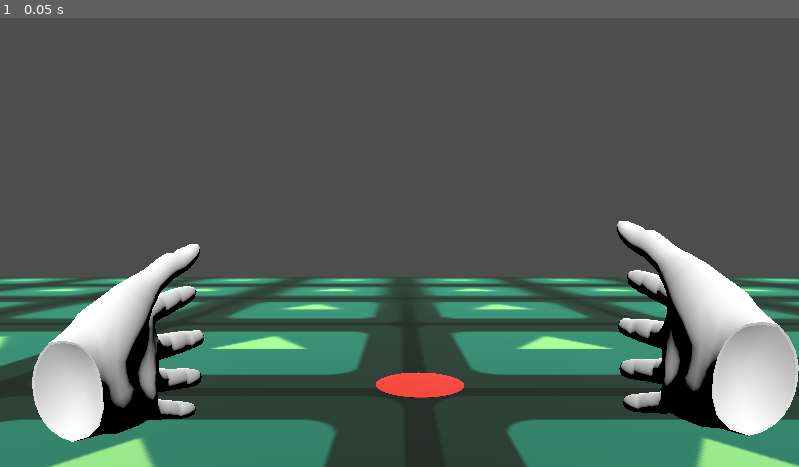
Above: before the commit, frame 1.
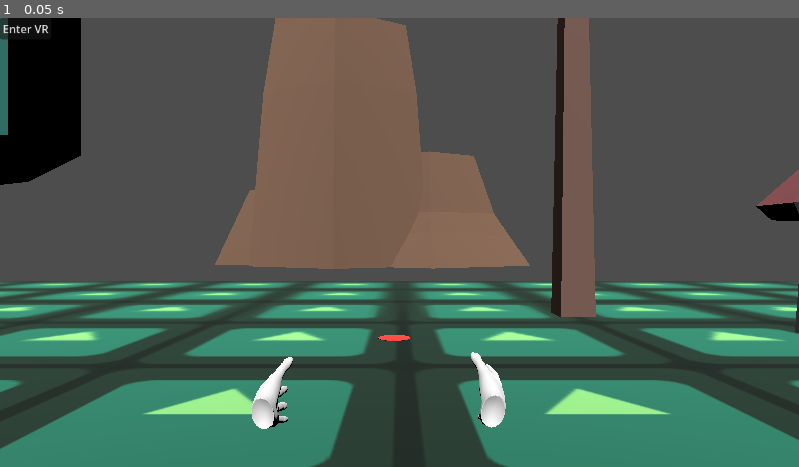
Above: after the commit, the same moment.

Repository: Hubi777111/rwr
Game: Godot game, scene res://main.tscn
Two runs of this game, one before a commit and one after it. Both use one fixed random seed, a clock stepped at 60 frames per second and the inputs below. The engine's default icon, where the game draws it, is replaced by a stand-in: a white triangle on a blue panel in a dark square.
Inputs:
- Up to frame 1 (0.05 s): no input

The runs differ from the first frame. In frame 1, 47% of the frame differs, in the area x 0-100%, y 0-100%.
Error after the commit: Parse Error: Used tab character for indentation instead of space as used before in the file. (res://main.gd:10)

Commit message:
Zadanie 5: Dodanie płynnej lokomocji na lewej gałce

Diff:
--- a/project_files/main.gd
+++ b/project_files/main.gd
@@ -8,35 +8,35 @@
 
   webxr_interface = XRServer.find_interface("WebXR")
   if webxr_interface:
-    # WebXR uses a lot of asynchronous callbacks, so we connect to various
-    # signals in order to receive them.
-    webxr_interface.session_supported.connect(self._webxr_session_supported)
-    webxr_interface.session_started.connect(self._webxr_session_started)
-    webxr_interface.session_ended.connect(self._webxr_session_ended)
-    webxr_interface.session_failed.connect(self._webxr_session_failed)
+	# WebXR uses a lot of asynchronous callbacks, so we connect to various
+	# signals in order to receive them.
+	webxr_interface.session_supported.connect(self._webxr_session_supported)
+	webxr_interface.session_started.connect(self._webxr_session_started)
+	webxr_interface.session_ended.connect(self._webxr_session_ended)
+	webxr_interface.session_failed.connect(self._webxr_session_failed)
 
-    webxr_interface.select.connect(self._webxr_on_select)
-    webxr_interface.selectstart.connect(self._webxr_on_select_start)
-    webxr_interface.selectend.connect(self._webxr_on_select_end)
+	webxr_interface.select.connect(self._webxr_on_select)
+	webxr_interface.selectstart.connect(self._webxr_on_select_start)
+	webxr_interface.selectend.connect(self._webxr_on_select_end)
 
-    webxr_interface.squeeze.connect(self._webxr_on_squeeze)
-    webxr_interface.squeezestart.connect(self._webxr_on_squeeze_start)
-    webxr_interface.squeezeend.connect(self._webxr_on_squeeze_end)
+	webxr_interface.squeeze.connect(self._webxr_on_squeeze)
+	webxr_interface.squeezestart.connect(self._webxr_on_squeeze_start)
+	webxr_interface.squeezeend.connect(self._webxr_on_squeeze_end)
 
-    # This returns immediately - our _webxr_session_supported() method
-    # (which we connected to the "session_supported" signal above) will
-    # be called sometime later to let us know if it's supported or not.
-    webxr_interface.is_session_supported("immersive-vr")
+	# This returns immediately - our _webxr_session_supported() method
+	# (which we connected to the "session_supported" signal above) will
+	# be called sometime later to let us know if it's supported or not.
+	webxr_interface.is_session_supported("immersive-vr")
 
   $XROrigin3D/LeftController.button_pressed.connect(self._on_left_controller_button_pressed)
   $XROrigin3D/LeftController.button_released.connect(self._on_left_controller_button_released)
 
 func _webxr_session_supported(session_mode: String, supported: bool) -> void:
   if session_mode == 'immersive-vr':
-    if supported:
-      $CanvasLayer.visible = true
-    else:
-      OS.alert("Your browser doesn't support VR")
+	if supported:
+	  $CanvasLayer.visible = true
+	else:
+	  OS.alert("Your browser doesn't support VR")
 
 func _on_button_pressed() -> void:
   # We want an immersive VR session, as opposed to AR ('immersive-ar') or a
@@ -59,8 +59,8 @@
   # only know if it's really succeeded or failed when our
   # _webxr_session_started() or _webxr_session_failed() methods are called.
   if not webxr_interface.initialize():
-    OS.alert("Failed to initialize WebXR")
-    return
+	OS.alert("Failed to initialize WebXR")
+	return
 
 func _webxr_session_started() -> void:
   $CanvasLayer.visible = false
@@ -89,7 +89,7 @@
 func _process(_delta: float) -> void:
   var thumbstick_vector: Vector2 = $XROrigin3D/LeftController.get_vector2("thumbstick")
   if thumbstick_vector != Vector2.ZERO:
-    print ("Left thumbstick position: " + str(thumbstick_vector))
+	print ("Left thumbstick position: " + str(thumbstick_vector))
 
 func _webxr_on_select(input_source_id: int) -> void:
   print("Select: " + str(input_source_id))
--- a/project_files/main.tscn
+++ b/project_files/main.tscn
@@ -6,6 +6,16 @@
 [ext_resource type="PackedScene" uid="uid://dw8y1o17dflqb" path="res://assets/modules/hand_r.gltf" id="3_1bvp3"]
 [ext_resource type="Script" uid="uid://b8rcgrjpedig0" path="res://right_controller.gd" id="3_lquwl"]
 [ext_resource type="Texture2D" uid="uid://cri8fk7i23vsc" path="res://icon.svg" id="4_1bvp3"]
+[ext_resource type="PackedScene" uid="uid://tx42b76ia34n" path="res://assets/modules/CITY/tree_simple_dark.glb" id="7_2cqfq"]
+[ext_resource type="PackedScene" uid="uid://cqme7suv6nqb5" path="res://assets/modules/CITY/tree_small.glb" id="8_yaehf"]
+[ext_resource type="PackedScene" uid="uid://cbapxfj1run5n" path="res://assets/modules/CITY/tree_thin_dark.glb" id="9_074og"]
+[ext_resource type="PackedScene" uid="uid://cex756rnb4s4p" path="res://assets/modules/CITY/tree_oak.glb" id="10_cegan"]
+[ext_resource type="PackedScene" uid="uid://civ2htkmektgt" path="res://assets/modules/CITY/tree_fat.glb" id="11_82xsv"]
+[ext_resource type="PackedScene" uid="uid://djhpd6g5qe0pw" path="res://assets/modules/CITY/stump_round.glb" id="12_getpj"]
+[ext_resource type="PackedScene" uid="uid://bc0s4yibbk0as" path="res://assets/modules/CITY/stone_smallD.glb" id="13_ryguw"]
+[ext_resource type="PackedScene" uid="uid://ci7qymdpcqoq" path="res://assets/modules/CITY/rock_tallA.glb" id="14_d13ii"]
+[ext_resource type="PackedScene" uid="uid://dogm385hxwoxg" path="res://assets/modules/CITY/mushroom_redTall.glb" id="15_1u8w0"]
+[ext_resource type="PackedScene" uid="uid://dq0nr4tu5v487" path="res://assets/modules/CITY/tree_detailed_dark.glb" id="16_0odxb"]
 
 [sub_resource type="PlaneMesh" id="PlaneMesh_h2yge"]
 size = Vector2(20, 20)
@@ -32,8 +42,8 @@
 script = ExtResource("2_7mycd")
 
 [node name="XRCamera3D" type="XRCamera3D" parent="XROrigin3D" unique_id=911150710]
-transform = Transform3D(1, 0, 0, 0, 1, 0, 0, 0, 1, -0.027520068, 0.12409653, 0.5658842)
-fov = 46.90091
+transform = Transform3D(1, 0, 0, 0, 1, 0, 0, 0, 1, 0.018961735, 0.28796244, 1.8460497)
+fov = 45.645397
 
 [node name="LeftController" type="XRController3D" parent="XROrigin3D" unique_id=1123161205]
 tracker = &"left_hand"
@@ -41,7 +51,7 @@
 [node name="HandLeftRoot" type="Node3D" parent="XROrigin3D/LeftController" unique_id=649238948]
 
 [node name="hand_l" parent="XROrigin3D/LeftController/HandLeftRoot" unique_id=1596958218 instance=ExtResource("2_h2yge")]
-transform = Transform3D(0.9979782, 0, -0.063556924, 0, 1, 0, 0.063556924, 0, 0.9979782, -0.2371932, 0.032849163, 0.21620359)
+transform = Transform3D(0.9979782, 0, -0.063556924, 0, 1, 0, 0.063556924, 0, 0.9979782, -0.26341698, -0.061899945, 0.72654617)
 
 [node name="RightController" type="XRController3D" parent="XROrigin3D" unique_id=730045456]
 tracker = &"right_hand"
@@ -50,7 +60,7 @@
 [node name="HandRightRoot" type="Node3D" parent="XROrigin3D/RightController" unique_id=1029811899]
 
 [node name="hand_r" parent="XROrigin3D/RightController/HandRightRoot" unique_id=346969004 instance=ExtResource("3_1bvp3")]
-transform = Transform3D(0.9995746, 0.010848274, -0.027079033, -0.010876814, 0.9999405, -0.0009066798, 0.027067587, 0.0012010895, 0.99963295, 0.17430343, 0.05054529, 0.2539912)
+transform = Transform3D(0.9995746, 0.010848274, -0.027079033, -0.010876814, 0.9999405, -0.0009066798, 0.027067587, 0.0012010895, 0.99963295, 0.20797022, -0.043340683, 0.7691994)
 
 [node name="RayCast3D" type="RayCast3D" parent="XROrigin3D/RightController" unique_id=649848518]
 target_position = Vector3(0, -5, -10)
@@ -68,7 +78,7 @@
 [node name="Level" type="Node3D" parent="." unique_id=802880576]
 
 [node name="MeshInstance3D" type="MeshInstance3D" parent="Level" unique_id=1466935071]
-transform = Transform3D(1, 0, 0, 0, 1, 0, 0, 0, 1, 0.052489147, -0.5681505, 0.16745496)
+transform = Transform3D(1, 0, 0, 0, 1, 0, 0, 0, 1, 0.055700287, -0.56504035, 0.16482389)
 mesh = SubResource("PlaneMesh_h2yge")
 surface_material_override/0 = SubResource("StandardMaterial3D_lquwl")
 
@@ -78,6 +88,36 @@
 shape = SubResource("BoxShape3D_1bvp3")
 
 [node name="Marker" type="MeshInstance3D" parent="." unique_id=830248090]
-transform = Transform3D(1, 0, 0, 0, 1, 0, 0, 0, 1, 0.022460043, -0.009086914, -1.199259)
+transform = Transform3D(1, 0, 0, 0, 1, 0, 0, 0, 1, 0.022460043, -0.5616899, -1.199259)
 material_override = SubResource("StandardMaterial3D_7mycd")
 mesh = SubResource("SphereMesh_1bvp3")
+
+[node name="tree_simple_dark2" parent="." unique_id=213243154 instance=ExtResource("7_2cqfq")]
+transform = Transform3D(5, 0, 0, 0, 5, 0, 0, 0, 5, 2.0596578, -0.54752624, -4.4348826)
+
+[node name="tree_small2" parent="." unique_id=893675936 instance=ExtResource("8_yaehf")]
+transform = Transform3D(5, 0, 0, 0, 5, 0, 0, 0, 5, -4.1350274, -0.2938463, -3.1203206)
+
+[node name="tree_thin_dark2" parent="." unique_id=389817236 instance=ExtResource("9_074og")]
+transform = Transform3D(5, 0, 0, 0, 5, 0, 0, 0, 5, 5.88573, -0.53573257, 4.2124443)
+
+[node name="tree_oak2" parent="." unique_id=838332320 instance=ExtResource("10_cegan")]
+transform = Transform3D(5, 0, 0, 0, 5, 0, 0, 0, 5, -7.5263915, -0.31999308, 7.169811)
+
+[node name="tree_fat2" parent="." unique_id=1189069633 instance=ExtResource("11_82xsv")]
+transform = Transform3D(5, 0, 0, 0, 5, 0, 0, 0, 5, -3.736449, -0.37486953, 2.8544703)
+
+[node name="stump_round2" parent="." unique_id=1903373410 instance=ExtResource("12_getpj")]
+transform = Transform3D(5, 0, 0, 0, 5, 0, 0, 0, 5, 7.7960105, -0.33645713, -4.54696)
+
+[node name="stone_smallD2" parent="." unique_id=626877390 instance=ExtResource("13_ryguw")]
+transform = Transform3D(5, 0, 0, 0, 5, 0, 0, 0, 5, 2.317715, -0.335429, 4.7342463)
+
+[node name="rock_tallA2" parent="." unique_id=706996399 instance=ExtResource("14_d13ii")]
+transform = Transform3D(6, 0, 0, 0, 6, 0, 0, 0, 6, -0.6923349, 0.19070649, -8.219429)
+
+[node name="mushroom_redTall2" parent="." unique_id=293833787 instance=ExtResource("15_1u8w0")]
+transform = Transform3D(7, 0, 0, 0, 7, 0, 0, 0, 7, 3.9033651, -0.383748, -3.1033974)
+
+[node name="tree_detailed_dark2" parent="." unique_id=398588054 instance=ExtResource("16_0odxb")]
+transform = Transform3D(5, 0, 0, 0, 5, 0, 0, 0, 5, -9.138802, -0.8498076, -4.9273167)
--- a/project_files/right_controller.gd
+++ b/project_files/right_controller.gd
@@ -5,28 +5,28 @@
 @onready var xr_origin: XROrigin3D = $".." # XROrigin3D jest rodzicem kontrolera
 
 func _ready():
-    # Podpinamy sygnał wciśnięcia spustu
-    button_pressed.connect(_on_button_pressed)
+	# Podpinamy sygnał wciśnięcia spustu
+	button_pressed.connect(_on_button_pressed)
 
 func _process(_delta: float) -> void:
-    # RayCast sprawdza kolizję
-    if ray.is_colliding():
-        marker.global_transform.origin = ray.get_collision_point()
-        marker.visible = true
-    else:
-        marker.visible = false
+	# RayCast sprawdza kolizję
+	if ray.is_colliding():
+		marker.global_transform.origin = ray.get_collision_point()
+		marker.visible = true
+	else:
+		marker.visible = false
 
 func _on_button_pressed(button_name: String):
-    # Teleportacja na "trigger_click"
-    if button_name == "trigger_click" and ray.is_colliding():
-        var target = ray.get_collision_point()
+	# Teleportacja na "trigger_click"
+	if button_name == "trigger_click" and ray.is_colliding():
+		var target = ray.get_collision_point()
 
-        # Logika teleportacji
-        var origin_tf := xr_origin.global_transform
-        # Pobieramy pozycję kamery, żeby po teleportacji gracz nie był "w ziemi"
-        var cam_tf = xr_origin.get_node("XRCamera3D").global_transform
-        var cam_offset = cam_tf.origin - origin_tf.origin
+		# Logika teleportacji
+		var origin_tf := xr_origin.global_transform
+		# Pobieramy pozycję kamery, żeby po teleportacji gracz nie był "w ziemi"
+		var cam_tf = xr_origin.get_node("XRCamera3D").global_transform
+		var cam_offset = cam_tf.origin - origin_tf.origin
 
-        cam_offset.y = 0.0 # Zerujemy wysokość, żeby trzymać się poziomu podłogi
-        origin_tf.origin = Vector3(target.x - cam_offset.x, target.y, target.z - cam_offset.z)
-        xr_origin.global_transform = origin_tf
+		cam_offset.y = 0.0 # Zerujemy wysokość, żeby trzymać się poziomu podłogi
+		origin_tf.origin = Vector3(target.x - cam_offset.x, target.y, target.z - cam_offset.z)
+		xr_origin.global_transform = origin_tf
Binary file added: project_files/assets/modules/CITY/mushroom_redTall.glb
Not shown, added: project_files/assets/modules/CITY/mushroom_redTall.glb.import
Binary file added: project_files/assets/modules/CITY/rock_tallA.glb
Not shown, added: project_files/assets/modules/CITY/rock_tallA.glb.import
Binary file added: project_files/assets/modules/CITY/stone_smallD.glb
Not shown, added: project_files/assets/modules/CITY/stone_smallD.glb.import
Binary file added: project_files/assets/modules/CITY/stump_round.glb
Not shown, added: project_files/assets/modules/CITY/stump_round.glb.import
Binary file added: project_files/assets/modules/CITY/tree_detailed_dark.glb
Not shown, added: project_files/assets/modules/CITY/tree_detailed_dark.glb.import
Binary file added: project_files/assets/modules/CITY/tree_fat.glb
Not shown, added: project_files/assets/modules/CITY/tree_fat.glb.import
(and 20 more such lines)
